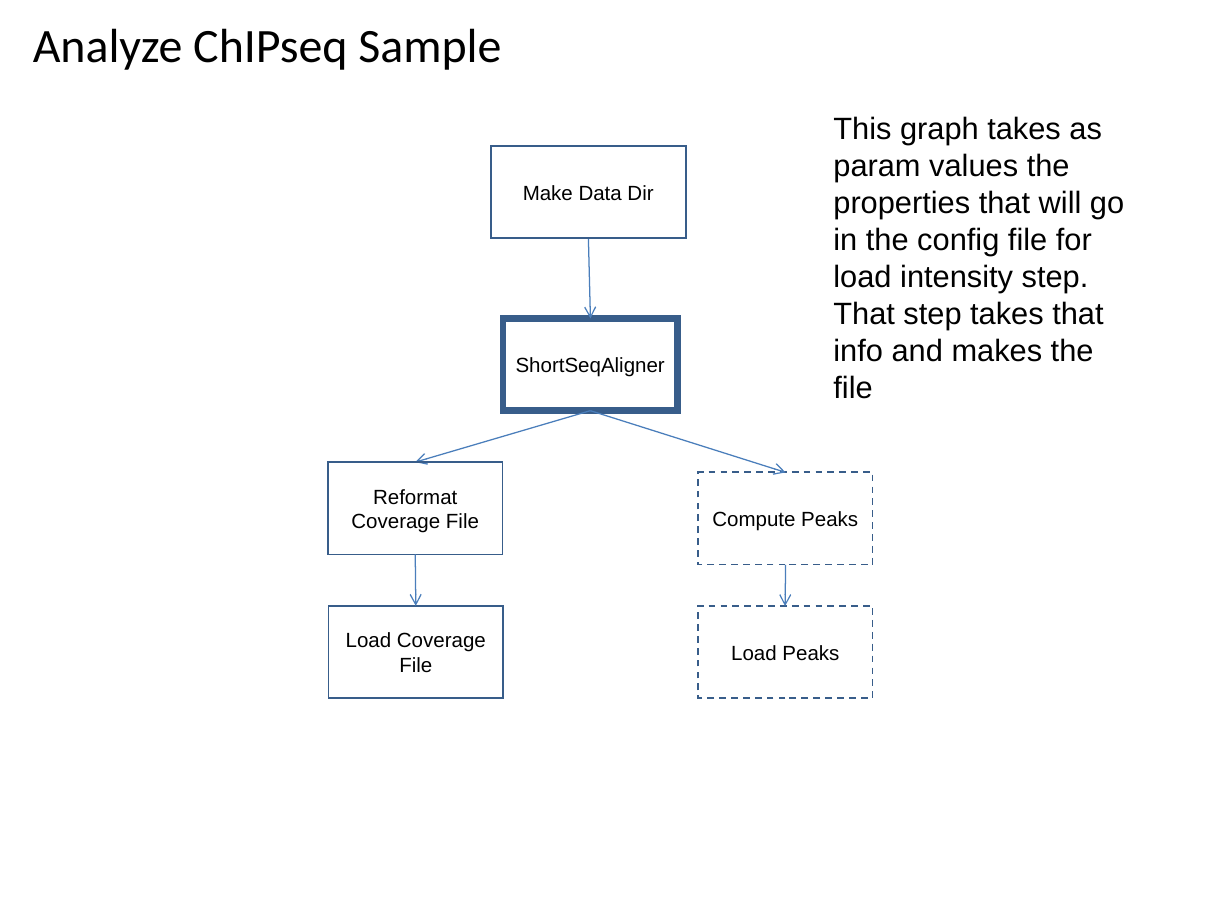
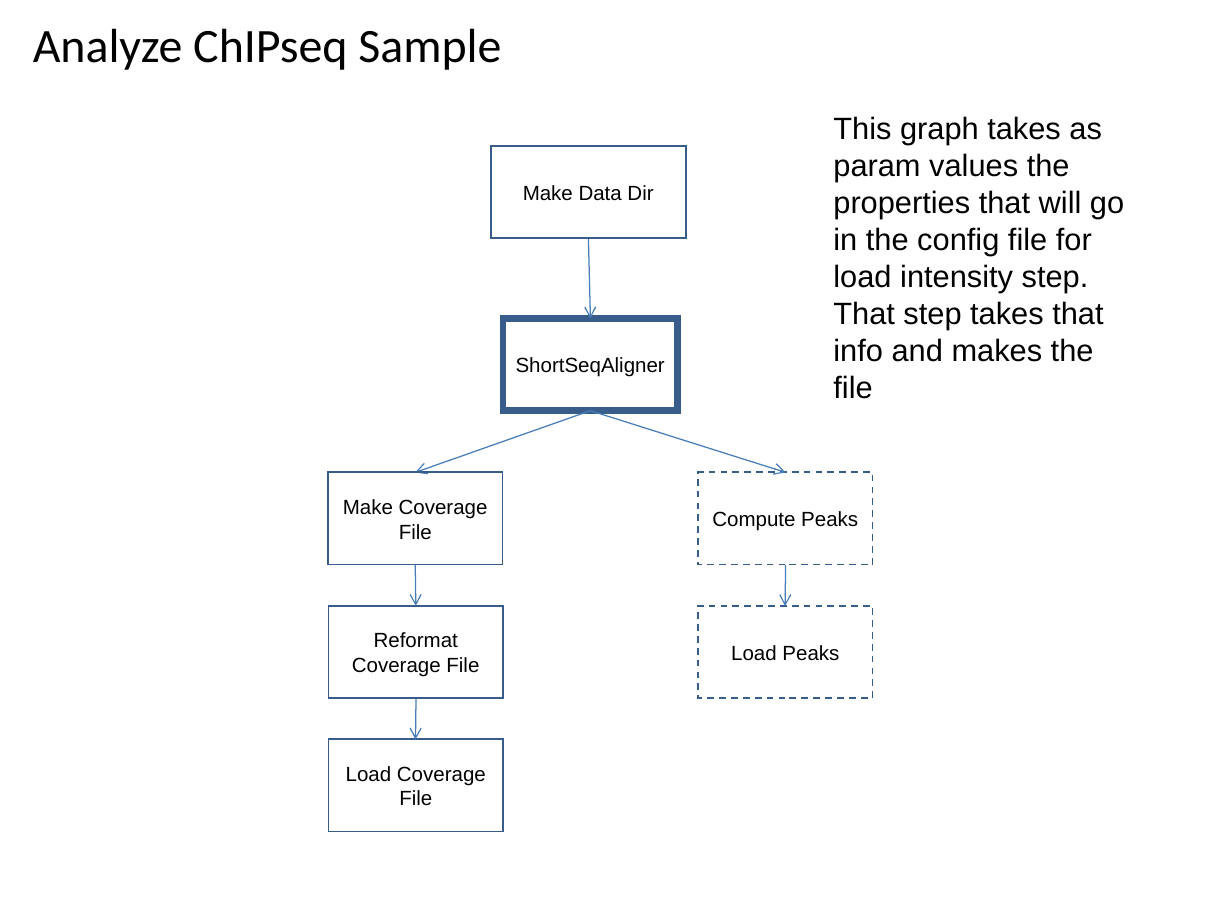
Before and after one commit to VEuPathDB/ApiCommonWorkflow, a slide deck: slide 50 of Main/doc/IntegratedWorkflow.ppt. Drawn at 1232x924 pixels with LibreOffice and Linux fonts; fonts in the diff are those of the drawing. Boxes give left, top, right and bottom in pixels: in the first picture for what was removed or moved away, otherwise in the second. Text is boxed around its words. In the diff, an @@ line names an element or a change of style, - is before the commit and + after.

```diff
--- a/Main/doc/IntegratedWorkflow.ppt
+++ b/Main/doc/IntegratedWorkflow.ppt
@@ arrow moved from (590, 410) - (415, 462) to (590, 410) - (415, 472) @@
@@ rectangle added at [328, 472, 503, 564], outline #385D8A 0.99 pt, 12 pt, text #000000 @@
+Make Coverage File
@@ arrow moved from (415, 554) - (415, 606) to (415, 564) - (415, 606) @@
@@ rectangle "Reformat Coverage File": place and size @@
-rectangle "Reformat Coverage File" at [328, 462, 503, 554]
+rectangle "Reformat Coverage File" at [329, 606, 504, 699]
@@ arrow added from (416, 699) to (415, 739), #4A7EBB 0.74 pt @@
@@ rectangle "Load Coverage File": place and size @@
-rectangle "Load Coverage File" at [329, 606, 504, 699]
+rectangle "Load Coverage File" at [329, 739, 504, 832]
```
Also in this commit, not shown: 5 other slides changed, 1 slide added, 2 other files.
